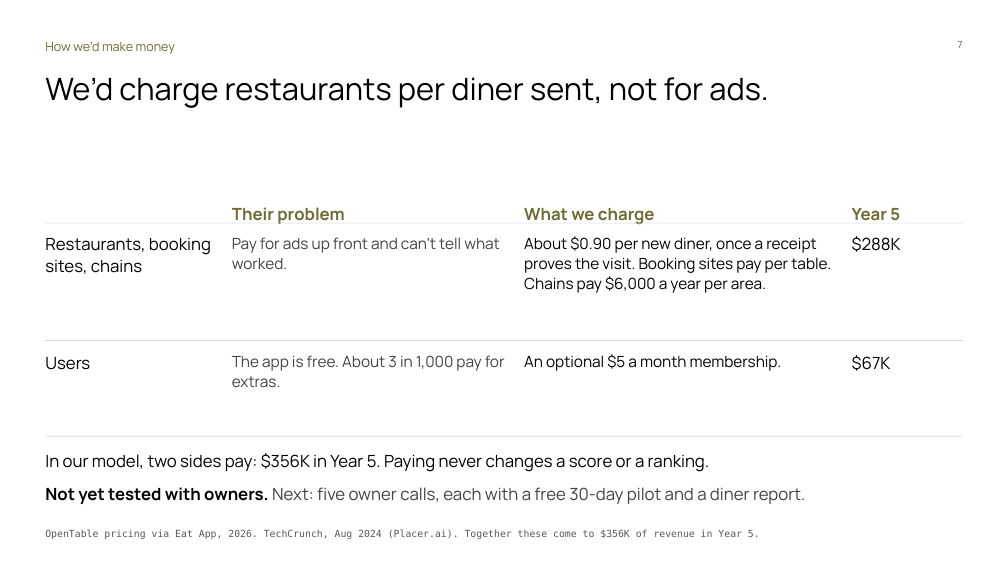
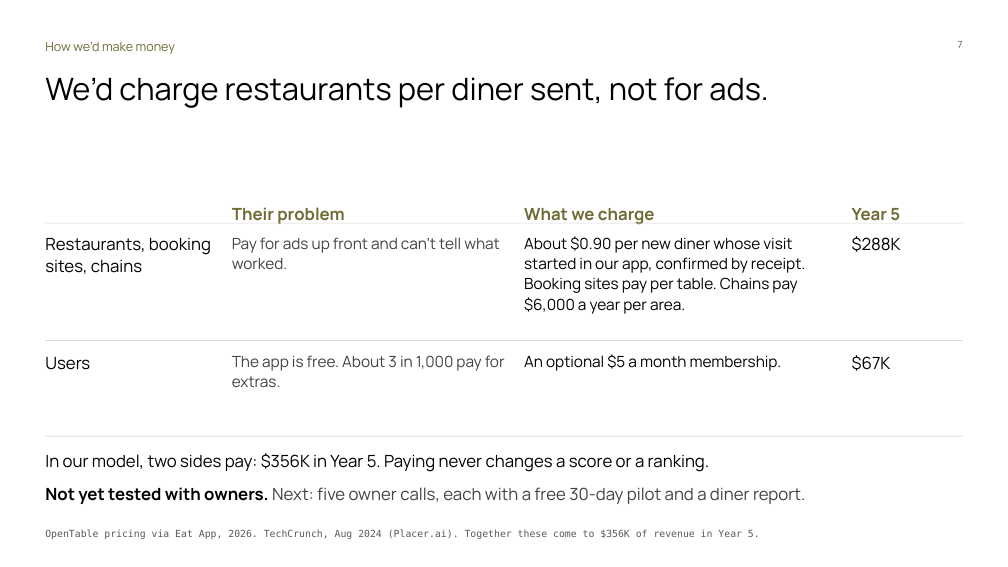
Before and after one commit to Dinguusto/Alex-s-workout-app, a slide deck: slide 7 of ENTR_4501_Gate_2_deck_readable.pptx. Drawn at 1008x567 pixels with LibreOffice and Linux fonts; fonts in the diff are those of the drawing. Boxes give left, top, right and bottom in pixels: in the first picture for what was removed or moved away, otherwise in the second. Text is boxed around its words. In the diff, an @@ line names an element or a change of style, - is before the commit and + after.

```diff
--- a/ENTR_4501_Gate_2_deck_readable.pptx
+++ b/ENTR_4501_Gate_2_deck_readable.pptx
@@ text at [524, 236, 805, 314]: text changed @@
-About $0.90 per new diner, once a receipt proves the visit. Booking sites pay per table. Chains pay $6,000 a year per area.
+About $0.90 per new diner whose visit started in our app, confirmed by receipt. Booking sites pay per table. Chains pay $6,000 a year per area.
```
Also in this commit, not shown: 8 other slides changed.
